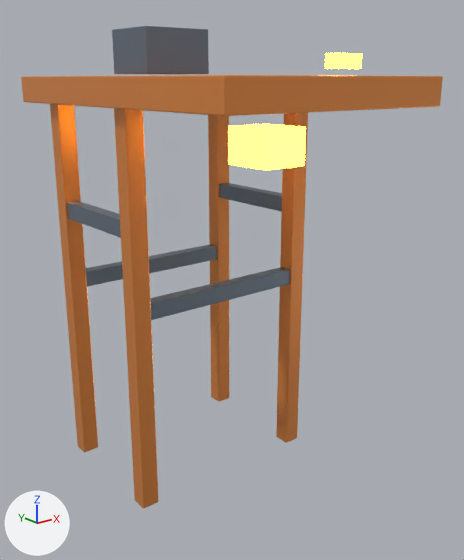
The glTF model public/assets/models/crane_kogyo.glb, before and after one commit.
Camera for both pictures: a 50 mm lens placed at (-31.7, -46.5, 34.3), pointed at (1.0, -5.6, 18.0). Lighting does not change. The marker at lower left points along +X, +Y and +Z. The picture after the commit comes second.

Script lines for the objects in view, before the commit:
```python
me_cube_001 = bpy.data.meshes.new('Cube.001')
me_cube_001.from_pydata(...)  # 56 vertices, 108 faces; spans x -0.8..0.8, y -0.8..0.8, z -16.7..16.7
me_cube_001.materials.append(mat_craneorange)  # orange #f69950
me_cube_006 = bpy.data.meshes.new('Cube.006')
me_cube_006.from_pydata(...)  # 56 vertices, 108 faces; spans x -0.55..0.55, y -5.76..5.76, z -0.7..0.7
me_cube_006.materials.append(mat_cranecharcoal)  # greyish blue #7c8999
me_cube_010 = bpy.data.meshes.new('Cube.010')
me_cube_010.from_pydata(...)  # 56 vertices, 108 faces; spans x -1.9..1.9, y -2.1..2.1, z -1.4..1.4
me_cube_010.materials.append(mat_cranebeacon)  # yellow #ffd73f, glowing yellow #ffd73f
ob_crossbraceleft = bpy.data.objects.new('CrossBraceLeft', me_cube_006)
ob_crossbraceleft.location = (-8.16, 0.0, 23.56)
ob_operatortrolley = bpy.data.objects.new('OperatorTrolley', me_cube_010)
ob_operatortrolley.location = (0.0, -10.88, 29.64)
ob_portalleg__1_1 = bpy.data.objects.new('PortalLeg_-1_1', me_cube_001)
ob_portalleg__1_1.location = (-8.16, 5.44, 16.72)
# also in view: 'CrossBraceRight' at (8.2, 0.0, 23.6); 'HazardLightFront' at (0.0, -17.9, 35.3); 'MachineryHouse' at (0.0, 2.9, 36.5); 'CrossBraceBack' at (0.0, 5.4, 17.1); 'PortalLeg_1_-1' at (8.2, -5.4, 16.7)
```
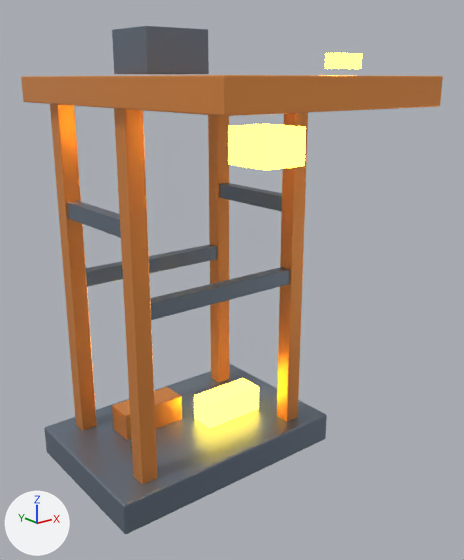
Changed parts and their boxes (x1, y1, x2, y2) in the pictures (464 x 560 px):
'TerminalPierDeck', added: after (44, 364, 327, 534)
'ContainerStackB', added (yellow): after (194, 378, 259, 429)
'ContainerStackA', added (orange): after (112, 387, 182, 440)

What changed in the scene script:
```text
Add me_cube_1:
    me_cube_1.from_pydata(...)  # 56 vertices, 108 faces; spans x -11.5..11.5, y -7.7..7.7, z -1.4..1.4
    me_cube_1.materials.append(mat_cranecharcoal)  # greyish blue #7c8999
Add me_cube_002_1:
    me_cube_002_1.from_pydata(...)  # 56 vertices, 108 faces; spans x -3.1..3.1, y -1.3..1.3, z -1.3..1.3
    me_cube_002_1.materials.append(mat_cranebeacon)  # yellow #ffd73f, glowing yellow #ffd73f
Add me_cube_001_1:
    me_cube_001_1.from_pydata(...)  # 56 vertices, 108 faces; spans x -3.1..3.1, y -1.3..1.3, z -1.3..1.3
    me_cube_001_1.materials.append(mat_craneorange)  # orange #f89e50
Add ob_terminalpierdeck:
    ob_terminalpierdeck = bpy.data.objects.new('TerminalPierDeck', me_cube_1)
    ob_terminalpierdeck.location = (0.0, 0.0, 1.0)
Add ob_containerstackb:
    ob_containerstackb = bpy.data.objects.new('ContainerStackB', me_cube_002_1)
    ob_containerstackb.location = (3.84, -1.28, 3.6)
Add ob_containerstacka:
    ob_containerstacka = bpy.data.objects.new('ContainerStackA', me_cube_001_1)
    ob_containerstacka.location = (-3.36, 1.92, 3.6)
```
